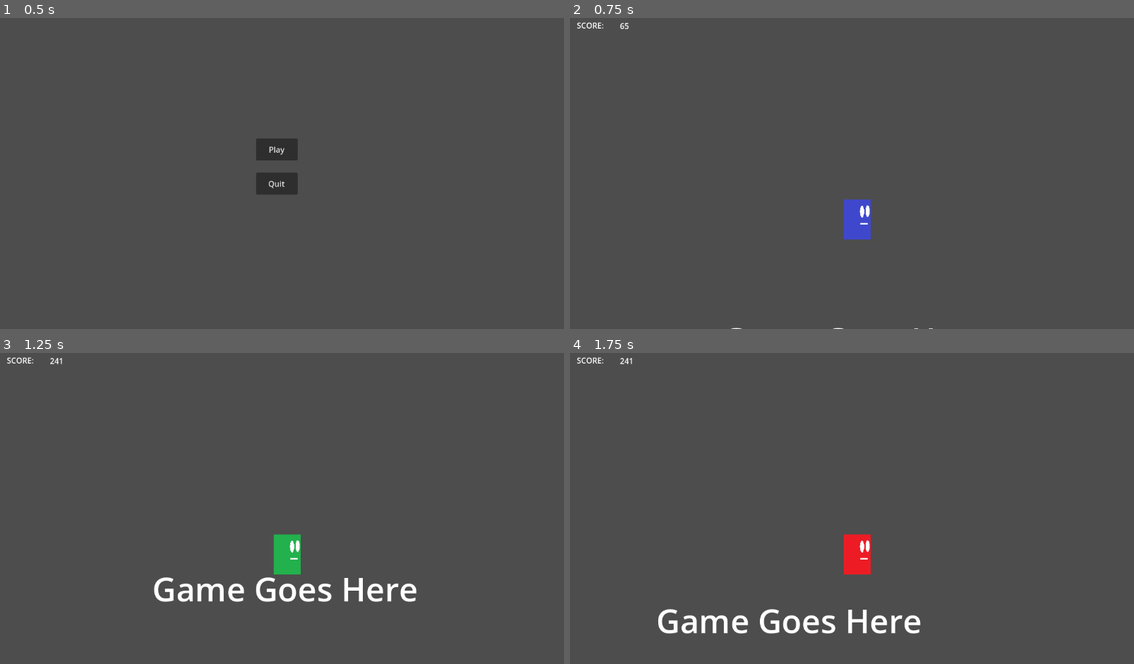
Above: before the commit, frames 1-4 (two rows, left to right).
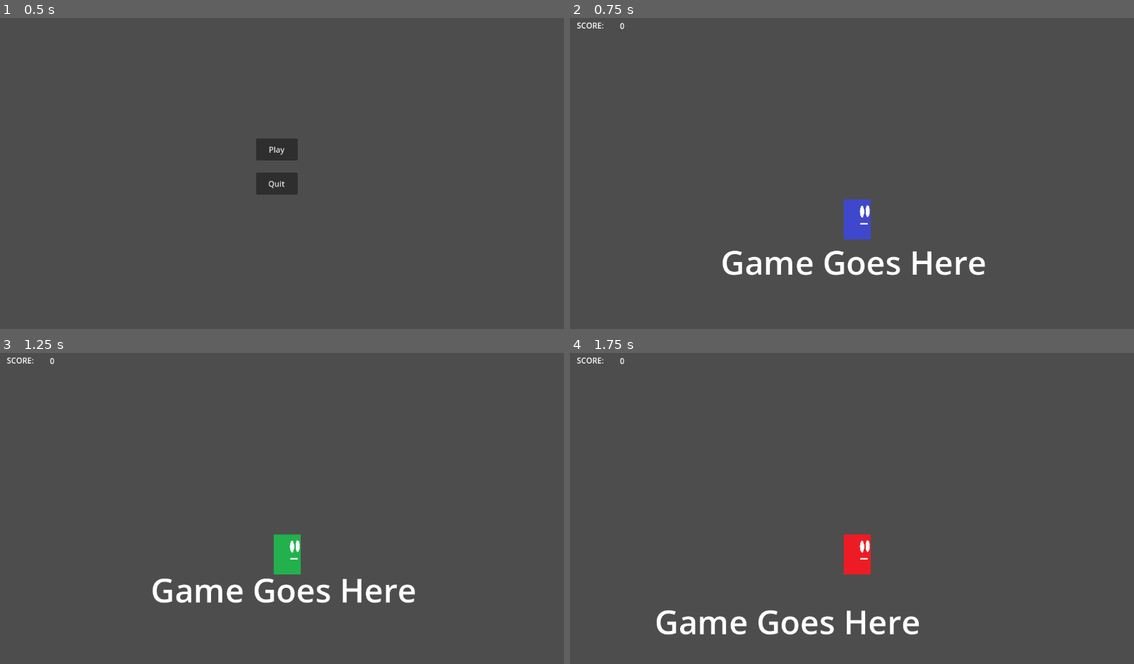
Above: after the commit, the same moments.

Repository: red-star-fighter/Test-Game-Project-2
Game: Godot game, scene res://Main Menu.tscn
Two runs of this game, one before a commit and one after it. Both use one fixed random seed, a clock stepped at 60 frames per second and the inputs below.
Inputs:
- Up to frame 1 (0.5 s): no input
- Up to frame 2 (0.75 s): click "Play" at 0.5 s
- Up to frame 3 (1.25 s): no input
- Up to frame 4 (1.75 s): hold D (moveRight) from 1.28 s (still down); tap Space (jump) at 1.52 s

Frame 1 is identical in both runs. In frame 2, 1.4% of the frame differs, in the area x 8-74%, y 1-100%; in frame 3, 1.2%; in frame 4, 1.2%.

Commit message:
button signals
renamed signals on main menu

Diff:
--- a/Game World.tscn
+++ b/Game World.tscn
@@ -11,10 +11,10 @@
 script = ExtResource("1_pgtpn")
 
 [node name="Label" type="Label" parent="."]
-offset_left = 263.0
-offset_top = 265.0
-offset_right = 830.0
-offset_bottom = 546.0
+offset_left = 260.0
+offset_top = -15.0
+offset_right = 827.0
+offset_bottom = 266.0
 theme_override_font_sizes/font_size = 67
 text = "Game Goes Here"
 
@@ -22,11 +22,11 @@
 position = Vector2(-114, -117)
 
 [node name="CollisionShape2D" type="CollisionShape2D" parent="Label/StaticBody2D"]
-position = Vector2(384, 167)
+position = Vector2(387, 165)
 shape = SubResource("RectangleShape2D_p7sp5")
 
 [node name="CharacterBody2D" parent="." instance=ExtResource("1_g200y")]
-position = Vector2(528, 91)
+position = Vector2(528, -31)
 
 [node name="Pause Menu" parent="CharacterBody2D" instance=ExtResource("2_2a8qh")]
 visible = false
--- a/Main Menu.gd
+++ b/Main Menu.gd
@@ -2,9 +2,9 @@
 
 
 
-func _on_button_2_pressed():
+func _on_quit_pressed():
 	get_tree().quit()
 
 
-func _on_button_pressed():
+func _on_play_pressed():
 	get_tree().change_scene_to_file("res://Game World.tscn")
--- a/Main Menu.tscn
+++ b/Main Menu.tscn
@@ -5,7 +5,7 @@
 [node name="Main Scene" type="Node2D"]
 script = ExtResource("1_fck43")
 
-[node name="Button" type="Button" parent="."]
+[node name="Play" type="Button" parent="."]
 offset_left = 523.0
 offset_top = 258.0
 offset_right = 608.0
@@ -13,7 +13,7 @@
 tooltip_text = "Let's get to the action!"
 text = "Play"
 
-[node name="Button2" type="Button" parent="."]
+[node name="Quit" type="Button" parent="."]
 offset_left = 523.0
 offset_top = 328.0
 offset_right = 608.0
@@ -21,5 +21,5 @@
 tooltip_text = "Done already?"
 text = "Quit"
 
-[connection signal="pressed" from="Button" to="." method="_on_button_pressed"]
-[connection signal="pressed" from="Button2" to="." method="_on_button_2_pressed"]
+[connection signal="pressed" from="Play" to="." method="_on_play_pressed"]
+[connection signal="pressed" from="Quit" to="." method="_on_quit_pressed"]
--- a/Player/Player.gd
+++ b/Player/Player.gd
@@ -6,6 +6,7 @@
 # Gets the gravity from the project settings to be synced with RigidBody nodes.
 var gravity = ProjectSettings.get_setting("physics/2d/default_gravity")
 var doublej = false
+var pos = str(int(self.global_transform.origin.y))
 
 @onready var anim = get_node("AnimationPlayer")
 
@@ -17,6 +18,9 @@
 	# Resets double jump.
 	if is_on_floor():
 		doublej = false
+
+	pos = str(int(self.global_transform.origin.y))
+	print(pos)
 
 	# Handles jump input and player jump animation.
 	if Input.is_action_just_pressed("jump") and is_on_floor():
